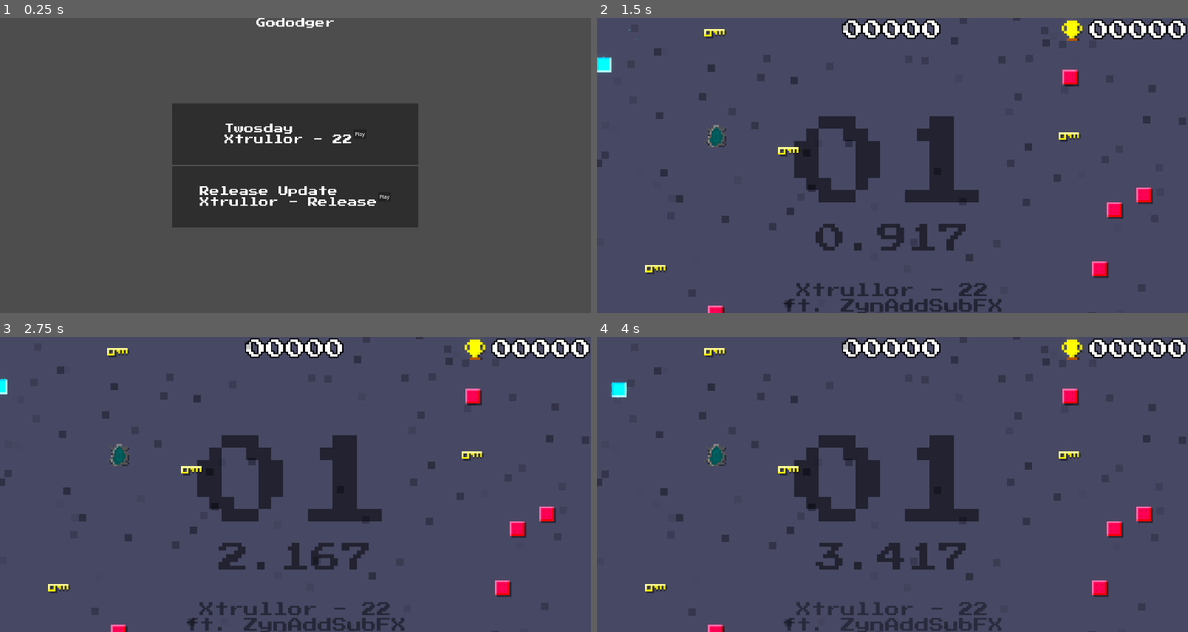
Above: before the commit, frames 1-4 (two rows, left to right).
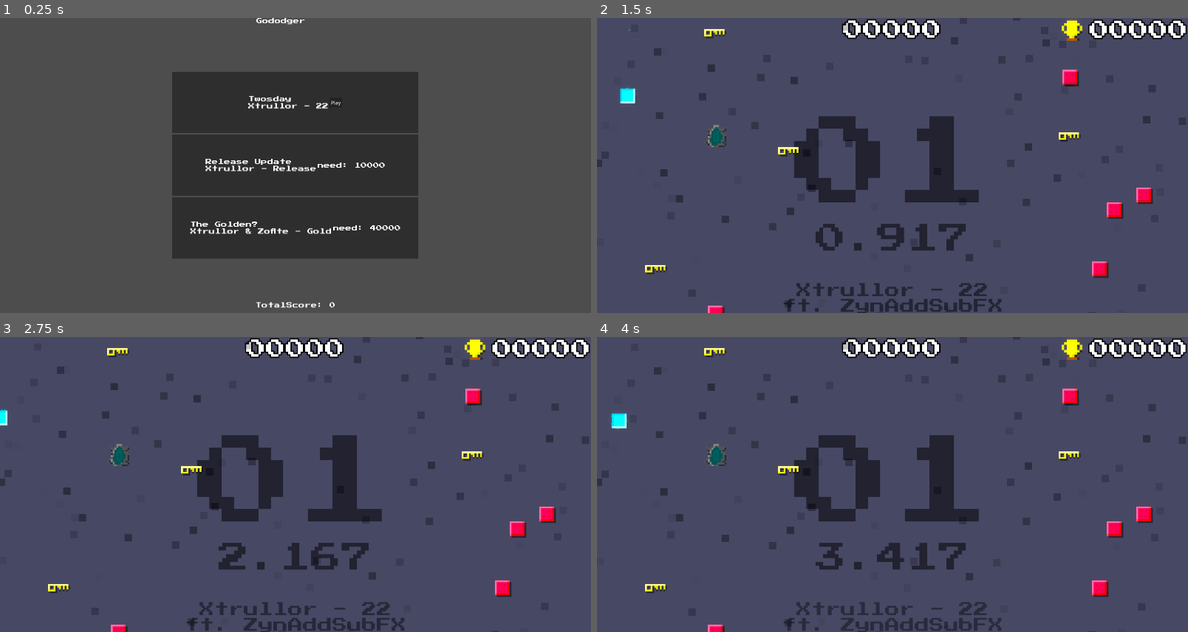
Above: after the commit, the same moments.

Repository: veprogames/gododger
Game: Godot game, scene res://mainmenu/main_menu.tscn
Same seed, same stepped clock (60 frames per second), same inputs: the game is played once before the commit and once after it.
Inputs (mouse positions are in pixels of both pictures, inside the frame that each line leads up to):
- Up to frame 1 (0.25 s): no input
- Up to frame 2 (1.5 s): click "Play" at 0.5 s; move the mouse to (922, 165) at 1.27 s
- Up to frame 3 (2.75 s): move the mouse to (265, 484) at 2.02 s
- Up to frame 4 (4 s): move the mouse to (904, 478) at 2.77 s; move the mouse to (886, 490) at 3.52 s

The runs differ from the first frame. In frame 1, 11% of the frame differs, in the area x 29-71%, y 0-99%; in frame 2, 0.3%; in frame 3, 0.1%; in frame 4, 0.3%.

Commit message:
add another level, show requirement and totalscore

Diff:
--- /dev/null
+++ b/level/levels/level_xtrullor_gold.tscn
@@ -0,0 +1,14 @@
+[gd_scene load_steps=4 format=3 uid="uid://cp2chwtk1rf51"]
+
+[ext_resource type="PackedScene" uid="uid://b2nlenin7f3m" path="res://level/level.tscn" id="1_w1vct"]
+[ext_resource type="Resource" uid="uid://b6877rj2o5ns7" path="res://level/levels/xtrullor_gold.tres" id="2_27ap5"]
+[ext_resource type="AudioStream" uid="uid://wo1xqkjhaf2q" path="res://music/xtrullor_gold.ogg" id="3_ain4o"]
+
+[node name="LevelXtrullorGold" instance=ExtResource("1_w1vct")]
+level_data = ExtResource("2_27ap5")
+
+[node name="ColorRect" parent="CanvasLayer" index="0"]
+color = Color(0.235294, 0.243137, 0, 1)
+
+[node name="MusicPlayer" parent="." index="7"]
+stream = ExtResource("3_ain4o")
--- /dev/null
+++ b/level/levels/xtrullor_gold.tres
@@ -0,0 +1,11 @@
+[gd_resource type="Resource" script_class="LevelData" load_steps=2 format=3 uid="uid://b6877rj2o5ns7"]
+
+[ext_resource type="Script" path="res://level/level_data.gd" id="1_adclt"]
+
+[resource]
+script = ExtResource("1_adclt")
+requirement = 40000
+id = "xtrullor_gold"
+title = "The Golden?"
+song = "Xtrullor & Zoflte - Gold"
+scene_path = "res://level/levels/level_xtrullor_gold.tscn"
--- a/level/levels/xtrullor_release.tres
+++ b/level/levels/xtrullor_release.tres
@@ -4,7 +4,7 @@
 
 [resource]
 script = ExtResource("2_i543k")
-requirement = 0
+requirement = 10000
 id = "xtrullor_release"
 title = "Release Update"
 song = "Xtrullor - Release"
--- /dev/null
+++ b/mainmenu/main_menu.gd
@@ -0,0 +1,8 @@
+extends Node2D
+
+@onready var label_totalscore := $CanvasLayer/LabelTotalScore as Label
+
+# Called when the node enters the scene tree for the first time.
+func _ready() -> void:
+	Input.mouse_mode = Input.MOUSE_MODE_VISIBLE
+	label_totalscore.text = "TotalScore: %d" % Global.get_total_score()
--- a/mainmenu/main_menu.tscn
+++ b/mainmenu/main_menu.tscn
@@ -1,10 +1,13 @@
-[gd_scene load_steps=4 format=3 uid="uid://bocgebmg4lvr2"]
+[gd_scene load_steps=6 format=3 uid="uid://bocgebmg4lvr2"]
 
+[ext_resource type="Script" path="res://mainmenu/main_menu.gd" id="1_lum3s"]
 [ext_resource type="PackedScene" uid="uid://0fqtkl81e2hk" path="res://ui/ui_level.tscn" id="1_ocp4w"]
 [ext_resource type="Resource" uid="uid://csemitroqxfkg" path="res://level/levels/xtrullor22.tres" id="2_i2o40"]
 [ext_resource type="Resource" uid="uid://clgq7odsqhqcn" path="res://level/levels/xtrullor_release.tres" id="3_hkq5w"]
+[ext_resource type="Resource" uid="uid://b6877rj2o5ns7" path="res://level/levels/xtrullor_gold.tres" id="5_h2kj8"]
 
 [node name="MainMenu" type="Node2D"]
+script = ExtResource("1_lum3s")
 
 [node name="CanvasLayer" type="CanvasLayer" parent="."]
 
@@ -17,6 +20,19 @@
 offset_bottom = 35.0
 grow_horizontal = 2
 text = "Gododger"
+
+[node name="LabelTotalScore" type="Label" parent="CanvasLayer"]
+anchors_preset = 7
+anchor_left = 0.5
+anchor_top = 1.0
+anchor_right = 0.5
+anchor_bottom = 1.0
+offset_left = -128.0
+offset_top = -35.0
+offset_right = 128.0
+grow_horizontal = 2
+grow_vertical = 0
+text = "TotalScore: 0"
 
 [node name="VBoxContainer" type="VBoxContainer" parent="CanvasLayer"]
 anchors_preset = 8
@@ -38,3 +54,7 @@
 [node name="UILevel2" parent="CanvasLayer/VBoxContainer" instance=ExtResource("1_ocp4w")]
 layout_mode = 2
 data = ExtResource("3_hkq5w")
+
+[node name="UILevel3" parent="CanvasLayer/VBoxContainer" instance=ExtResource("1_ocp4w")]
+layout_mode = 2
+data = ExtResource("5_h2kj8")
--- a/ui/ui_level.gd
+++ b/ui/ui_level.gd
@@ -3,11 +3,14 @@
 @export var data: LevelData
 
 @onready var label_title := $HBoxContainer/LabelTitle as Label
+@onready var label_requirement := $HBoxContainer/LabelRequirement as Label
 @onready var button_play := $HBoxContainer/ButtonPlay as Button
 
 func _ready() -> void:
 	label_title.text = "%s\n%s" % [data.title, data.song]
+	label_requirement.text = "need: %d" % data.requirement
 	button_play.visible = data.is_unlocked()
+	label_requirement.visible = !button_play.visible
 
 func play() -> void:
 	if data.is_unlocked():
--- a/ui/ui_level.tscn
+++ b/ui/ui_level.tscn
@@ -38,4 +38,8 @@
 size_flags_vertical = 4
 text = "Play"
 
+[node name="LabelRequirement" type="Label" parent="HBoxContainer"]
+layout_mode = 2
+text = "need: 0"
+
 [connection signal="pressed" from="HBoxContainer/ButtonPlay" to="." method="_on_button_play_pressed"]
--- a/ui_theme.tres
+++ b/ui_theme.tres
@@ -3,5 +3,5 @@
 [ext_resource type="FontFile" uid="uid://dkv7uv7vt3qfp" path="res://fonts/PressStart2P-Regular.ttf" id="1_u40xv"]
 
 [resource]
-Label/font_sizes/font_size = 32
+Label/font_sizes/font_size = 20
 Label/fonts/font = ExtResource("1_u40xv")
Not shown, added: music/xtrullor_gold.ogg.import
Not shown, added: music/xtrullor_gold.ogg
